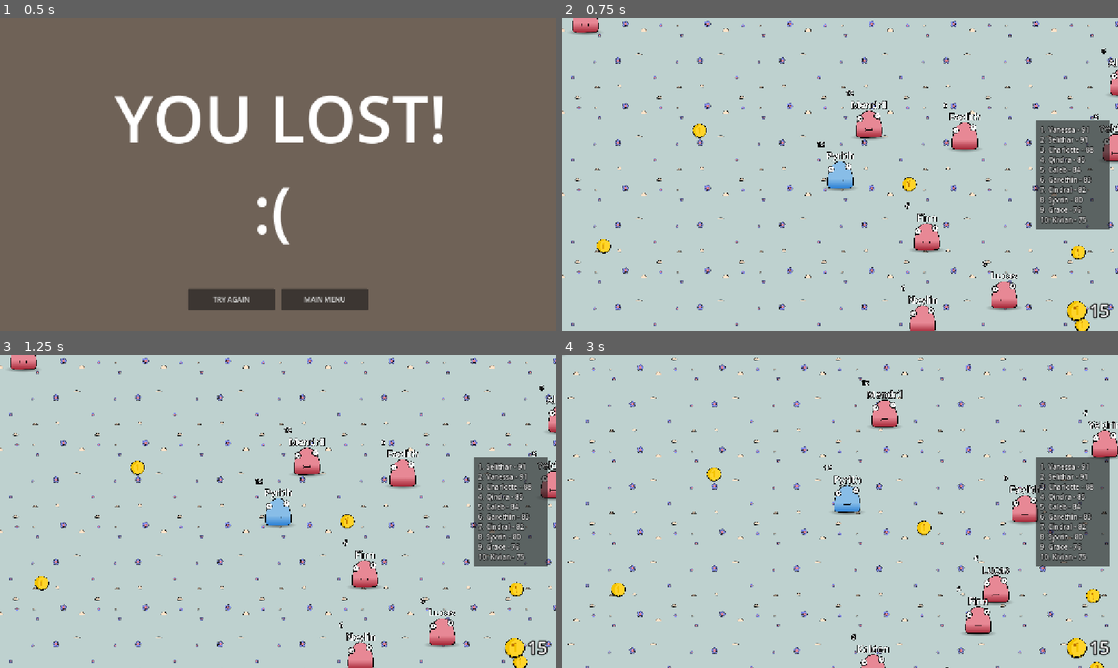
Above: before the commit, frames 1-4 (two rows, left to right).
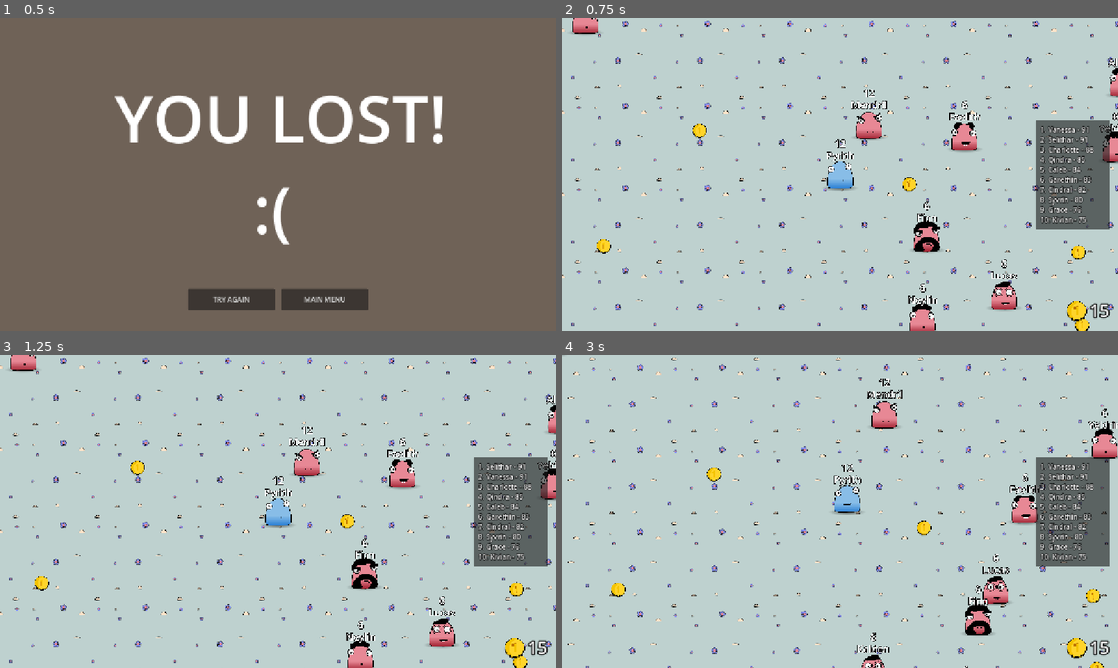
Above: after the commit, the same moments.

Repository: merlinott/nicerdicer
Game: Godot game, scene res://scenes/die_screen.tscn
Two runs of this game, one before a commit and one after it. Both use one fixed random seed, a clock stepped at 60 frames per second and the inputs below. This scene is started directly instead of the project's main scene.
Inputs (mouse positions are in pixels of both pictures, inside the frame that each line leads up to):
- Up to frame 1 (0.5 s): no input
- Up to frame 2 (0.75 s): click "TRY AGAIN" at 0.5 s
- Up to frame 3 (1.25 s): no input
- Up to frame 4 (3 s): tap Enter at 1.25 s; move the mouse to (962, 495) at 1.27 s; click (962, 495) at 1.42 s; tap Space at 2 s; move the mouse to (728, 527) at 2.02 s; click (728, 527) at 2.17 s; move the mouse to (895, 442) at 2.77 s; click (895, 442) at 2.92 s

Frame 1 is identical in both runs. In frame 2, 1.2% of the frame differs, in the area x 1-100%, y 0-100%; in frame 3, 1.2%; in frame 4, 1.2%.

Commit message:
abend

Diff:
--- a/autoload/battle_manager.gd
+++ b/autoload/battle_manager.gd
@@ -21,6 +21,12 @@
 var damage_multiplier2 : int = 1
 
 var game_ended : bool = false
+
+func reset_manager():
+	game_ended = false
+	entities = []
+	entity_to_fill = null
+	player = null
 
 func fill_entities(ents: Array) -> void:
 	for i in ents:
@@ -128,18 +134,18 @@
 				player.dice_selection.hide()
 				player.dice.show()
 
+
+			set_abilities(dice_type1, dice_type2, entity1, entity2, roll1, roll2)
+
+			roll1 *= damage_multiplier1
+			roll2 *= damage_multiplier2
+
+			entity1.attack() if roll1 + entity1.current_shield > roll2 + entity2.current_shield else entity2.attack()
+			entity1.get_damage(roll2 - roll1) if roll1 < roll2 else entity2.get_damage(roll1 - roll2)
+			await get_tree().create_timer(randf_range(.4,1)).timeout
+
 			if game_ended:
 				return
-
-			set_abilities(dice_type1, dice_type2, entity1, entity2, roll1, roll2)
-
-			roll1 *= damage_multiplier1
-			roll2 *= damage_multiplier2
-
-			entity1.attack() if roll1 > roll2 else entity2.attack()
-			entity1.get_damage(roll2 - roll1) if roll1 < roll2 else entity2.get_damage(roll1 - roll2)
-			await get_tree().create_timer(randf_range(.4,1)).timeout
-
 			if entity1.is_player:
 				entity1.coins +=1
 			else:
@@ -192,6 +198,9 @@
 	entities.append(winner)
 	BattleManager.erase_assigned_name(loser.unique_name.text)
 	loser.call_deferred("queue_free")
+	if loser.is_player:
+		lost_game()
+
 	return loser
 
 
@@ -253,6 +262,16 @@
 
 func erase_assigned_name(n):
 	assigned_names.erase(n)
+
+func lost_game():
+	var die_screen = load("res://scenes/die_screen.tscn")
+	var die_screen_instance = die_screen.instantiate()
+	reset_manager()
+	await get_tree().create_timer(1.0).timeout
+	get_tree().get_first_node_in_group("world").queue_free()
+	get_tree().root.add_child(die_screen_instance)
+	game_ended = true
+
 
 var unique_names = [
 	# Fantasy Names (500)
--- a/scenes/cards_ui.gd
+++ b/scenes/cards_ui.gd
@@ -11,6 +11,7 @@
 func card_menu_setup() -> void:
 	if BattleManager.game_ended == true:
 		return
+
 	for i in card_container.get_children():
 		i.queue_free()
 	for i in 3:
--- a/scenes/dice_selection_ui.tscn
+++ b/scenes/dice_selection_ui.tscn
@@ -126,6 +126,7 @@
 theme_override_styles/panel = SubResource("StyleBoxFlat_ju13q")
 
 [node name="Button" type="Button" parent="MarginContainer/Panel"]
+visible = false
 layout_mode = 1
 anchors_preset = 5
 anchor_left = 0.5
@@ -139,6 +140,7 @@
 text = "LEAVE FIGHT"
 
 [node name="Label" type="Label" parent="MarginContainer/Panel"]
+visible = false
 layout_mode = 1
 anchors_preset = 5
 anchor_left = 0.5
--- a/scenes/die_screen.tscn
+++ b/scenes/die_screen.tscn
@@ -1,7 +1,6 @@
-[gd_scene load_steps=3 format=3 uid="uid://dlupjql6qgrnt"]
+[gd_scene load_steps=2 format=3 uid="uid://dlupjql6qgrnt"]
 
 [ext_resource type="Script" uid="uid://cxjvitu7gjbmt" path="res://scenes/end_screen.gd" id="1_67j70"]
-[ext_resource type="PackedScene" uid="uid://drcpcwvf5df4k" path="res://scenes/world.tscn" id="2_6rx8y"]
 
 [node name="LoseScreen" type="Control" node_paths=PackedStringArray("button", "button_2")]
 layout_mode = 3
@@ -9,7 +8,6 @@
 script = ExtResource("1_67j70")
 button = NodePath("ColorRect/HBoxContainer/Button")
 button_2 = NodePath("ColorRect/HBoxContainer/Button2")
-world = ExtResource("2_6rx8y")
 
 [node name="ColorRect" type="ColorRect" parent="."]
 custom_minimum_size = Vector2(1280, 720)
--- a/scenes/end_screen.gd
+++ b/scenes/end_screen.gd
@@ -2,19 +2,22 @@
 
 @export var button: Button
 @export var button_2: Button
-@export var world : PackedScene
 
 func _ready() -> void:
 	button.pressed.connect(on_menu_pressed)
 	button_2.pressed.connect(on_try_again_pressed)
 
 func on_menu_pressed():
-	get_tree().reload_current_scene()
+	var menu_scene = load("res://scenes/main_menu.tscn")
+	var menu_instance = menu_scene.instantiate()
+	get_tree().root.add_child(menu_instance)
+	queue_free()
 
 func on_try_again_pressed():
 	play()
 
 func play() -> void:
-	var world_instance = world.instantiate()
+	var world_scene = load("res://scenes/world.tscn")
+	var world_instance = world_scene.instantiate()
 	get_tree().root.add_child(world_instance)
 	queue_free()
--- a/scenes/enemy.gd
+++ b/scenes/enemy.gd
@@ -21,6 +21,7 @@
 func entity_ready() -> void:
 	velocity = Vector2.RIGHT.rotated(deg_to_rad(randi_range(0,360)))
 	#velocity = Vector2.UP
+	sprite.frame = randi() % 7
 
 func _physics_process(delta: float) -> void:
 	if idle:
--- a/scenes/enemy.tscn
+++ b/scenes/enemy.tscn
@@ -1,8 +1,8 @@
 [gd_scene load_steps=18 format=3 uid="uid://775yr4nqj4ib"]
 
 [ext_resource type="Script" uid="uid://cmcfw3vbw08ea" path="res://scenes/enemy.gd" id="1_md0e3"]
-[ext_resource type="Texture2D" uid="uid://bg3w26ehmu87a" path="res://assets/char_01.png" id="2_4ra3w"]
 [ext_resource type="Texture2D" uid="uid://dgd0to27ulspj" path="res://assets/shaddow.png" id="2_5uy6h"]
+[ext_resource type="Texture2D" uid="uid://byo48tiqxsich" path="res://assets/enemy_sheet_01.png" id="3_8qclf"]
 [ext_resource type="PackedScene" uid="uid://lj052lebv25p" path="res://scenes/dice.tscn" id="4_5uy6h"]
 [ext_resource type="Texture2D" uid="uid://cie52okyxge0s" path="res://assets/shield.svg" id="5_nenq2"]
 [ext_resource type="PackedScene" uid="uid://c6k6dknha5jwg" path="res://scenes/damage_numbers.tscn" id="6_xwavj"]
@@ -268,11 +268,14 @@
 
 [node name="Sprite2D2" type="Sprite2D" parent="."]
 self_modulate = Color(1, 1, 1, 0.631373)
-position = Vector2(0, 304)
+position = Vector2(0, 309)
 texture = ExtResource("2_5uy6h")
 
 [node name="Sprite2D" type="Sprite2D" parent="."]
-texture = ExtResource("2_4ra3w")
+texture = ExtResource("3_8qclf")
+hframes = 2
+vframes = 4
+region_rect = Rect2(0, 2000, 1000, 1000)
 
 [node name="AnimationPlayer" type="AnimationPlayer" parent="."]
 libraries = {
@@ -336,6 +339,7 @@
 
 [node name="Label" type="Label" parent="."]
 unique_name_in_owner = true
+visible = false
 z_index = 6
 offset_left = -621.0
 offset_top = -851.0
@@ -349,6 +353,18 @@
 vertical_alignment = 1
 
 [node name="Crown" type="AnimatedSprite2D" parent="."]
-position = Vector2(0, -771)
+position = Vector2(0, -995)
 scale = Vector2(0.15, 0.15)
-sprite_frames = SubResource("SpriteFrames_wtq4b")
+sprite_frames = SubResource("SpriteFrames_8qclf")
+
+[node name="PointVisuals" type="Label" parent="."]
+offset_left = -214.0
+offset_top = -889.0
+offset_right = 214.0
+offset_bottom = -547.0
+theme_override_colors/font_outline_color = Color(0, 0, 0, 1)
+theme_override_constants/outline_size = 50
+theme_override_font_sizes/font_size = 230
+text = "100"
+horizontal_alignment = 1
+vertical_alignment = 1
--- a/scenes/entity.gd
+++ b/scenes/entity.gd
@@ -11,6 +11,7 @@
 @onready var sprite: Sprite2D = $Sprite2D
 @onready var unique_name: Label = $Name
 @onready var crown: AnimatedSprite2D = $Crown
+@onready var point_visuals: Label = $PointVisuals
 
 @export var camera: Camera2D
 @export var dice_selection: Control
@@ -73,6 +74,7 @@
 
 
 func fight_setup(enemy : CharacterBody2D):
+	point_visuals.hide()
 	if is_player:
 		var value = %Camera2D.zoom * 2
 		tween_cam(value)
@@ -124,10 +126,11 @@
 
 
 func won_fight(won : bool = false):
+	point_visuals.show()
 	animation_player.play("walk")
-	hp_bar.reset_hp_bar(max_life)
+	hp_bar.reset_hp_bar(max_life, true)
 	if is_player:
-		max_life += 100
+		#max_life += 100
 		var value = %Camera2D.zoom / 2
 		tween_cam(value)
 		if !won:
@@ -140,12 +143,14 @@
 
 
 func end_round():
+	hp_bar.reset_hp_bar(max_life)
 	hp_bar.remove_shield()
 
 
 func _process(delta: float) -> void:
 
 	%DebugLabel.text = ("is attacking = " + str(is_attacking))
+	point_visuals.text = str(max_life)
 
 	if is_attacking:
 		if shield:
--- a/scenes/hp_bar.gd
+++ b/scenes/hp_bar.gd
@@ -29,11 +29,12 @@
 	hp_bar_health.value = hp
 	hp_bar_shield.value = full_value
 
-func reset_hp_bar(val: int) -> void:
+func reset_hp_bar(val: int, fight_has_ended: bool = false) -> void:
 	hp_bar_shield.max_value = val
 	hp_bar_health.max_value = val
 	hp_bar_shield.value = 0
-	hp_bar_health.value = val
+	if fight_has_ended:
+		hp_bar_health.value = val
 
 func remove_shield():
 	hp_bar_shield.value = 0
--- a/scenes/main_menu.gd
+++ b/scenes/main_menu.gd
@@ -1,13 +1,27 @@
-extends Control
+extends Node2D
 
 @export var world : PackedScene
+@onready var button: Sprite2D = $ButtonHandler/Button
+@onready var button_area: Area2D = $ButtonHandler/Button/Area2D
+@onready var button_handler: Node2D = $ButtonHandler
 
-func _on_texture_rect_2_gui_input(event: InputEvent) -> void:
-	if event is InputEventMouseButton and event.pressed and event.button_index == MOUSE_BUTTON_LEFT:
-		play()
+
+func _ready() -> void:
+	button_area.mouse_entered.connect(on_play_button_entered)
+	button_area.mouse_exited.connect(on_play_button_exited)
+
+func on_play_button_entered() -> void:
+	button_handler.scale = Vector2(1.05, 1.05)
+
+func on_play_button_exited() -> void:
+	button_handler.scale = Vector2(1.0, 1.0)
 
 func play() -> void:
 	var world_instance = world.instantiate()
 	get_tree().root.add_child(world_instance)
 	await get_tree().create_timer(.25).timeout
 	queue_free()
+
+func _on_area_2d_input_event(viewport: Node, event: InputEvent, shape_idx: int) -> void:
+	if event is InputEventMouseButton and event.pressed and event.button_index == MOUSE_BUTTON_LEFT:
+		play()
--- a/scenes/main_menu.tscn
+++ b/scenes/main_menu.tscn
@@ -1,13 +1,13 @@
-[gd_scene load_steps=12 format=3 uid="uid://g72n6qgvel16"]
+[gd_scene load_steps=13 format=3 uid="uid://g72n6qgvel16"]
 
 [ext_resource type="Texture2D" uid="uid://dw602tyom8s4c" path="res://assets/menu_ui/bg_v1.png" id="1_ekxnf"]
 [ext_resource type="Script" uid="uid://0bjmjs4i2fee" path="res://scenes/main_menu.gd" id="1_oa1go"]
-[ext_resource type="Texture2D" uid="uid://uvnqf4wae7g5" path="res://assets/menu_ui/start_button.png" id="2_bqqt6"]
 [ext_resource type="PackedScene" uid="uid://drcpcwvf5df4k" path="res://scenes/world.tscn" id="2_tbmy8"]
-[ext_resource type="Script" uid="uid://4rbtdr8ojnok" path="res://ui_animation_component.gd" id="3_8ln24"]
 [ext_resource type="PackedScene" uid="uid://ehgcylhh3ww8" path="res://scenes/player.tscn" id="3_bqqt6"]
+[ext_resource type="Texture2D" uid="uid://bbn36mx863sy3" path="res://assets/gui/start_button.png" id="4_jk1qb"]
 [ext_resource type="Texture2D" uid="uid://bg3w26ehmu87a" path="res://assets/char_01.png" id="4_wu84c"]
 [ext_resource type="Texture2D" uid="uid://dwhq0j4n8vpgr" path="res://assets/logo.png" id="6_rtw2f"]
+[ext_resource type="Texture2D" uid="uid://dcx2dogixx2tv" path="res://assets/gui/eye.png" id="9_5dd4i"]
 
 [sub_resource type="Animation" id="Animation_oa1go"]
 length = 0.001
@@ -23,22 +23,239 @@
 "update": 0,
 "values": [Vector2(0.75, 0.75)]
 }
+tracks/1/type = "value"
+tracks/1/imported = false
+tracks/1/enabled = true
+tracks/1/path = NodePath("ButtonHandler/Button/Node2D:position")
+tracks/1/interp = 1
+tracks/1/loop_wrap = true
+tracks/1/keys = {
+"times": PackedFloat32Array(0),
+"transitions": PackedFloat32Array(1),
+"update": 0,
+"values": [Vector2(0, 0)]
+}
+tracks/2/type = "value"
+tracks/2/imported = false
+tracks/2/enabled = true
+tracks/2/path = NodePath("ButtonHandler/Button/Node2D:rotation")
+tracks/2/interp = 1
+tracks/2/loop_wrap = true
+tracks/2/keys = {
+"times": PackedFloat32Array(0),
+"transitions": PackedFloat32Array(1),
+"update": 0,
+"values": [0.0]
+}
+tracks/3/type = "value"
+tracks/3/imported = false
+tracks/3/enabled = true
+tracks/3/path = NodePath("ButtonHandler/Button/Node2D/Eye:position")
+tracks/3/interp = 1
+tracks/3/loop_wrap = true
+tracks/3/keys = {
+"times": PackedFloat32Array(0),
+"transitions": PackedFloat32Array(1),
+"update": 0,
+"values": [Vector2(113, 603)]
+}
+tracks/4/type = "value"
+tracks/4/imported = false
+tracks/4/enabled = true
+tracks/4/path = NodePath("ButtonHandler/Button/Node2D/Eye:rotation")
+tracks/4/interp = 1
+tracks/4/loop_wrap = true
+tracks/4/keys = {
+"times": PackedFloat32Array(0),
+"transitions": PackedFloat32Array(1),
+"update": 0,
+"values": [0.0]
+}
+tracks/5/type = "value"
+tracks/5/imported = false
+tracks/5/enabled = true
+tracks/5/path = NodePath("ButtonHandler/Button/Node2D2/Eye2:position")
+tracks/5/interp = 1
+tracks/5/loop_wrap = true
+tracks/5/keys = {
+"times": PackedFloat32Array(0),
+"transitions": PackedFloat32Array(1),
+"update": 0,
+"values": [Vector2(398, 602)]
+}
+tracks/6/type = "value"
+tracks/6/imported = false
+tracks/6/enabled = true
+tracks/6/path = NodePath("ButtonHandler/Button/Node2D2/Eye2:rotation")
+tracks/6/interp = 1
+tracks/6/loop_wrap = true
+tracks/6/keys = {
+"times": PackedFloat32Array(0),
+"transitions": PackedFloat32Array(1),
+"update": 0,
+"values": [0.0]
+}
+tracks/7/type = "value"
+tracks/7/imported = false
+tracks/7/enabled = true
+tracks/7/path = NodePath("ButtonHandler/Button/Node2D2:position")
+tracks/7/interp = 1
+tracks/7/loop_wrap = true
+tracks/7/keys = {
+"times": PackedFloat32Array(0),
+"transitions": PackedFloat32Array(1),
+"update": 0,
+"values": [Vector2(0, 0)]
+}
+tracks/8/type = "value"
+tracks/8/imported = false
+tracks/8/enabled = true
+tracks/8/path = NodePath("ButtonHandler/Button/Node2D2:rotation")
+tracks/8/interp = 1
+tracks/8/loop_wrap = true
+tracks/8/keys = {
+"times": PackedFloat32Array(0),
+"transitions": PackedFloat32Array(1),
+"update": 0,
+"values": [0.0]
+}
+tracks/9/type = "value"
+tracks/9/imported = false
+tracks/9/enabled = true
+tracks/9/path = NodePath("ButtonHandler/Button:scale")
+tracks/9/interp = 1
+tracks/9/loop_wrap = true
+tracks/9/keys = {
+"times": PackedFloat32Array(0),
+"transitions": PackedFloat32Array(1),
+"update": 0,
+"values": [Vector2(0.251386, 0.251386)]
+}
 
 [sub_resource type="Animation" id="Animation_rtw2f"]
 resource_name = "new_animation"
 length = 4.0
 loop_mode = 1
+step = 0.1
 tracks/0/type = "value"
 tracks/0/imported = false
 tracks/0/enabled = true
 tracks/0/path = NodePath("Sprite2D:scale")
-tracks/0/interp = 1
+tracks/0/interp = 2
 tracks/0/loop_wrap = true
 tracks/0/keys = {
 "times": PackedFloat32Array(0, 2, 4),
 "transitions": PackedFloat32Array(1, 1, 1),
 "update": 0,
 "values": [Vector2(0.5, 0.5), Vector2(0.55, 0.55), Vector2(0.5, 0.5)]
+}
+tracks/1/type = "value"
+tracks/1/imported = false
+tracks/1/enabled = true
+tracks/1/path = NodePath("ButtonHandler/Button/Node2D:position")
+tracks/1/interp = 2
+tracks/1/loop_wrap = true
+tracks/1/keys = {
+"times": PackedFloat32Array(0),
+"transitions": PackedFloat32Array(1),
+"update": 0,
+"values": [Vector2(-584.43, -12.065)]
+}
+tracks/2/type = "value"
+tracks/2/imported = false
+tracks/2/enabled = true
+tracks/2/path = NodePath("ButtonHandler/Button/Node2D:rotation")
+tracks/2/interp = 2
+tracks/2/loop_wrap = true
+tracks/2/keys = {
+"times": PackedFloat32Array(0, 1.51, 4),
+"transitions": PackedFloat32Array(1, 1, 1),
+"update": 0,
+"values": [0.0, 0.0, 6.28319]
+}
+tracks/3/type = "value"
+tracks/3/imported = false
+tracks/3/enabled = true
+tracks/3/path = NodePath("ButtonHandler/Button/Node2D/Eye:position")
+tracks/3/interp = 2
+tracks/3/loop_wrap = true
+tracks/3/keys = {
+"times": PackedFloat32Array(0, 1.5, 4),
+"transitions": PackedFloat32Array(1, 1, 1),
+"update": 0,
+"values": [Vector2(0, 0), Vector2(20, 0), Vector2(0, 0)]
+}
+tracks/4/type = "value"
+tracks/4/imported = false
+tracks/4/enabled = true
+tracks/4/path = NodePath("ButtonHandler/Button/Node2D/Eye:rotation")
+tracks/4/interp = 2
+tracks/4/loop_wrap = true
+tracks/4/keys = {
+"times": PackedFloat32Array(),
+"transitions": PackedFloat32Array(),
+"update": 0,
+"values": []
+}
+tracks/5/type = "value"
+tracks/5/imported = false
+tracks/5/enabled = true
+tracks/5/path = NodePath("ButtonHandler/Button/Node2D2/Eye2:position")
+tracks/5/interp = 2
+tracks/5/loop_wrap = true
+tracks/5/keys = {
+"times": PackedFloat32Array(0, 1.5, 4),
+"transitions": PackedFloat32Array(1, 1, 1),
+"update": 0,
+"values": [Vector2(0, 0), Vector2(-20, 0), Vector2(0, 0)]
+}
+tracks/6/type = "value"
+tracks/6/imported = false
+tracks/6/enabled = true
+tracks/6/path = NodePath("ButtonHandler/Button/Node2D2/Eye2:rotation")
+tracks/6/interp = 2
+tracks/6/loop_wrap = true
+tracks/6/keys = {
+"times": PackedFloat32Array(),
+"transitions": PackedFloat32Array(),
+"update": 0,
+"values": []
+}
+tracks/7/type = "value"
+tracks/7/imported = false
+tracks/7/enabled = true
+tracks/7/path = NodePath("ButtonHandler/Button/Node2D2:position")
+tracks/7/interp = 2
+tracks/7/loop_wrap = true
+tracks/7/keys = {
+"times": PackedFloat32Array(0),
+"transitions": PackedFloat32Array(1),
+"update": 0,
+"values": [Vector2(600, 0)]
+}
+tracks/8/type = "value"
+tracks/8/imported = false
+tracks/8/enabled = true
+tracks/8/path = NodePath("ButtonHandler/Button/Node2D2:rotation")
+tracks/8/interp = 2
+tracks/8/loop_wrap = true
+tracks/8/keys = {
+"times": PackedFloat32Array(0, 1.51, 4),
+"transitions": PackedFloat32Array(1, 1, 1),
+"update": 0,
+"values": [0.0, 0.0, 6.28319]
+}
+tracks/9/type = "value"
+tracks/9/imported = false
+tracks/9/enabled = true
+tracks/9/path = NodePath("ButtonHandler/Button:scale")
+tracks/9/interp = 1
+tracks/9/loop_wrap = true
+tracks/9/keys = {
+"times": PackedFloat32Array(0, 2, 4),
+"transitions": PackedFloat32Array(1, 1.93187, 1.93187),
+"update": 0,
+"values": [Vector2(0.251386, 0.251386), Vector2(0.26, 0.26), Vector2(0.251386, 0.251386)]
 }
 
 [sub_resource type="AnimationLibrary" id="AnimationLibrary_tbmy8"]
@@ -47,39 +264,25 @@
 &"new_animation": SubResource("Animation_rtw2f")
 }
 
-[node name="MainMenu" type="Control"]
-layout_mode = 3
+[sub_resource type="CapsuleShape2D" id="CapsuleShape2D_tbmy8"]
+radius = 267.71
+height = 1600.0
+
+[node name="MainMenu" type="Node2D"]
+script = ExtResource("1_oa1go")
+world = ExtResource("2_tbmy8")
+
+[node name="TextureRect" type="TextureRect" parent="."]
 anchors_preset = 15
 anchor_right = 1.0
 anchor_bottom = 1.0
-grow_horizontal = 2
-grow_vertical = 2
-script = ExtResource("1_oa1go")
-world = ExtResource("2_tbmy8")
-
-[node name="TextureRect" type="TextureRect" parent="."]
-layout_mode = 1
-anchors_preset = 15
-anchor_right = 1.0
-anchor_bottom = 1.0
+offset_left = -336.0
+offset_top = -269.0
+offset_right = 1926.0
+offset_bottom = 935.0
 grow_horizontal = 2
 grow_vertical = 2
 texture = ExtResource("1_ekxnf")
-
-[node name="TextureRect2" type="TextureRect" parent="."]
-layout_mode = 0
-offset_left = 54.0
-offset_top = 514.0
-offset_right = 636.0
-offset_bottom = 666.0
-texture = ExtResource("2_bqqt6")
-
-[node name="Node" type="Node" parent="TextureRect2"]
-script = ExtResource("3_8ln24")
-from_center = true
-gui_input_fadeout = true
-hover_scale = Vector2(1.1, 1.1)
-transition_type = 7
 
 [node name="player2" parent="." instance=ExtResource("3_bqqt6")]
 position = Vector2(1124, 474)
@@ -93,7 +296,7 @@
 enabled = false
 
 [node name="AnimationPlayer" parent="player2" index="4"]
-speed_scale = 0.506
+speed_scale = 0.45
 
 [node name="DamageNumbers" parent="player2" index="7"]
 visible = false
@@ -120,7 +323,7 @@
 enabled = false
 
 [node name="AnimationPlayer" parent="player" index="4"]
-speed_scale = 0.631
+speed_scale = 0.375
 
 [node name="DamageNumbers" parent="player" index="7"]
 visible = false
@@ -150,7 +353,37 @@
 }
 autoplay = "new_animation"
 
-[connection signal="gui_input" from="TextureRect2" to="." method="_on_texture_rect_2_gui_input"]
+[node name="ButtonHandler" type="Node2D" parent="."]
+position = Vector2(257, 628)
+
+[node name="Button" type="Sprite2D" parent="ButtonHandler"]
+position = Vector2(-5, -22)
+scale = Vector2(0.251386, 0.251386)
+texture = ExtResource("4_jk1qb")
+
+[node name="Area2D" type="Area2D" parent="ButtonHandler/Button"]
+
+[node name="CollisionShape2D" type="CollisionShape2D" parent="ButtonHandler/Button/Area2D"]
+rotation = 1.5708
+shape = SubResource("CapsuleShape2D_tbmy8")
+
+[node name="Node2D" type="Node2D" parent="ButtonHandler/Button"]
+scale = Vector2(3.97794, 3.97794)
+
+[node name="Eye" type="Sprite2D" parent="ButtonHandler/Button/Node2D"]
+position = Vector2(113, 603)
+scale = Vector2(0.49, 0.49)
+texture = ExtResource("9_5dd4i")
+
+[node name="Node2D2" type="Node2D" parent="ButtonHandler/Button"]
+scale = Vector2(3.97794, 3.97794)
+
+[node name="Eye2" type="Sprite2D" parent="ButtonHandler/Button/Node2D2"]
+position = Vector2(398, 602)
+scale = Vector2(0.49, 0.49)
+texture = ExtResource("9_5dd4i")
+
+[connection signal="input_event" from="ButtonHandler/Button/Area2D" to="." method="_on_area_2d_input_event"]
 
 [editable path="player2"]
 [editable path="player"]
--- a/scenes/player.tscn
+++ b/scenes/player.tscn
@@ -205,7 +205,7 @@
 tracks/0/imported = false
 tracks/0/enabled = true
 tracks/0/path = NodePath("Sprite2D:position")
-tracks/0/interp = 1
+tracks/0/interp = 2
 tracks/0/loop_wrap = true
 tracks/0/keys = {
 "times": PackedFloat32Array(0, 0.2, 0.4),
@@ -217,7 +217,7 @@
 tracks/1/imported = false
 tracks/1/enabled = true
 tracks/1/path = NodePath("Sprite2D:rotation")
-tracks/1/interp = 1
+tracks/1/interp = 2
 tracks/1/loop_wrap = true
 tracks/1/keys = {
 "times": PackedFloat32Array(0, 0.1, 0.3, 0.4),
@@ -229,7 +229,7 @@
 tracks/2/imported = false
 tracks/2/enabled = true
 tracks/2/path = NodePath("Sprite2D:scale")
-tracks/2/interp = 1
+tracks/2/interp = 2
 tracks/2/loop_wrap = true
 tracks/2/keys = {
 "times": PackedFloat32Array(0, 0.2, 0.4),
@@ -401,6 +401,7 @@
 
 [node name="Label" type="Label" parent="."]
 unique_name_in_owner = true
+visible = false
 z_index = 6
 offset_left = -621.0
 offset_top = -851.0
@@ -414,6 +415,18 @@
 vertical_alignment = 1
 
 [node name="Crown" type="AnimatedSprite2D" parent="."]
-position = Vector2(0, -771)
+position = Vector2(0, -995)
 scale = Vector2(0.15, 0.15)
-sprite_frames = SubResource("SpriteFrames_qfm1y")
+sprite_frames = SubResource("SpriteFrames_f1ej7")
+
+[node name="PointVisuals" type="Label" parent="."]
+offset_left = -214.0
+offset_top = -889.0
+offset_right = 214.0
+offset_bottom = -547.0
+theme_override_colors/font_outline_color = Color(0, 0, 0, 1)
+theme_override_constants/outline_size = 50
+theme_override_font_sizes/font_size = 230
+text = "100"
+horizontal_alignment = 1
+vertical_alignment = 1
--- a/scenes/win_screen.tscn
+++ b/scenes/win_screen.tscn
@@ -1,8 +1,7 @@
-[gd_scene load_steps=4 format=3 uid="uid://1m4h7pfp2gbl"]
+[gd_scene load_steps=3 format=3 uid="uid://1m4h7pfp2gbl"]
 
 [ext_resource type="Script" uid="uid://cxjvitu7gjbmt" path="res://scenes/end_screen.gd" id="1_erk2x"]
 [ext_resource type="Texture2D" uid="uid://b5y0eje6j72my" path="res://assets/crown_01.png" id="1_wv5lq"]
-[ext_resource type="PackedScene" uid="uid://drcpcwvf5df4k" path="res://scenes/world.tscn" id="2_2l6cc"]
 
 [node name="WinScreen" type="Control" node_paths=PackedStringArray("button", "button_2")]
 layout_mode = 3
@@ -10,7 +9,6 @@
 script = ExtResource("1_erk2x")
 button = NodePath("ColorRect/HBoxContainer/Button")
 button_2 = NodePath("ColorRect/HBoxContainer/Button2")
-world = ExtResource("2_2l6cc")
 
 [node name="ColorRect" type="ColorRect" parent="."]
 custom_minimum_size = Vector2(1280, 720)
--- a/scenes/world.gd
+++ b/scenes/world.gd
@@ -15,6 +15,7 @@
 var leading_enemy : Entity = null
 
 func _ready() -> void:
+	BattleManager.reset_manager()
 	spawn_enemy(250)
 	spawn_coin(200)
 
@@ -118,10 +119,5 @@
 	player.won_game()
 	await get_tree().create_timer(2).timeout
 	var win_screen = WIN_SCREEN.instantiate()
-	add_child(win_screen)
+	get_tree().root.add_child(win_screen)
 	queue_free()
-
-func lost_game(player):
-	var die_screen = DIE_SCREEN.instantiate()
-	add_child(die_screen)
-	queue_free()
--- a/scenes/world.tscn
+++ b/scenes/world.tscn
@@ -27,7 +27,7 @@
 [sub_resource type="RectangleShape2D" id="RectangleShape2D_i7141"]
 size = Vector2(95718.5, 18262.5)
 
-[node name="world" type="Node2D"]
+[node name="world" type="Node2D" groups=["world"]]
 script = ExtResource("1_nnsk1")
 
 [node name="TileMap" type="TileMap" parent="."]
Binary file added: assets/enemy_sheet_01.png
Not shown, added: assets/enemy_sheet_01.png.import
Binary file added: assets/gui/eye.png
Not shown, added: assets/gui/eye.png.import
Binary file added: assets/gui/start_button.png
Not shown, added: assets/gui/start_button.png.import
Not shown: 1 places in scenes/enemy.tscn that only renumber resources
Not shown: 1 places in scenes/player.tscn that only renumber resources
